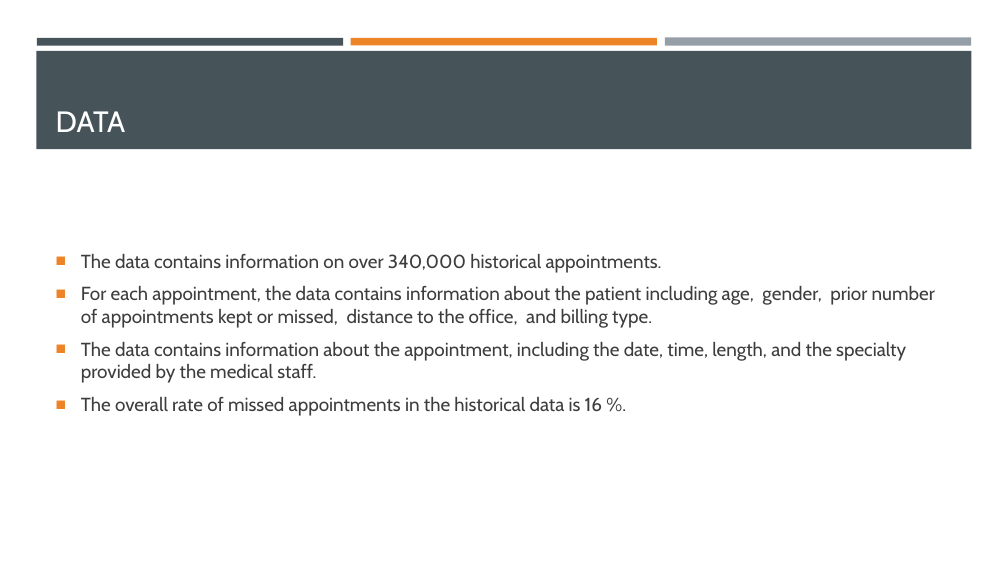
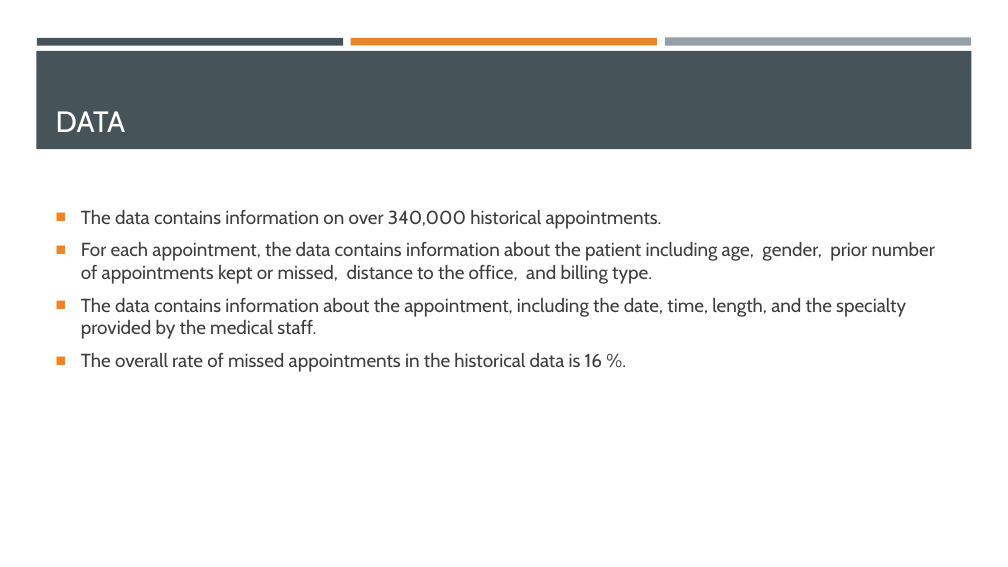
Before and after one commit to DerekSamsom/Capstone, a slide deck: slide 4 of Appointments_Presentation.pptx. Drawn at 1008x567 pixels with LibreOffice and Linux fonts; fonts in the diff are those of the drawing. Boxes give left, top, right and bottom in pixels: in the first picture for what was removed or moved away, otherwise in the second. Text is boxed around its words. In the diff, an @@ line names an element or a change of style, - is before the commit and + after.

```diff
--- a/Appointments_Presentation.pptx
+++ b/Appointments_Presentation.pptx
@@ text "The data contains information on ...": place and size @@
-text "The data contains information on ..." at (81, 254, 935, 416)
+text "The data contains information on ..." at (81, 210, 935, 372)
```
Also in this commit, not shown: 3 other slides changed, 1 slide added.
